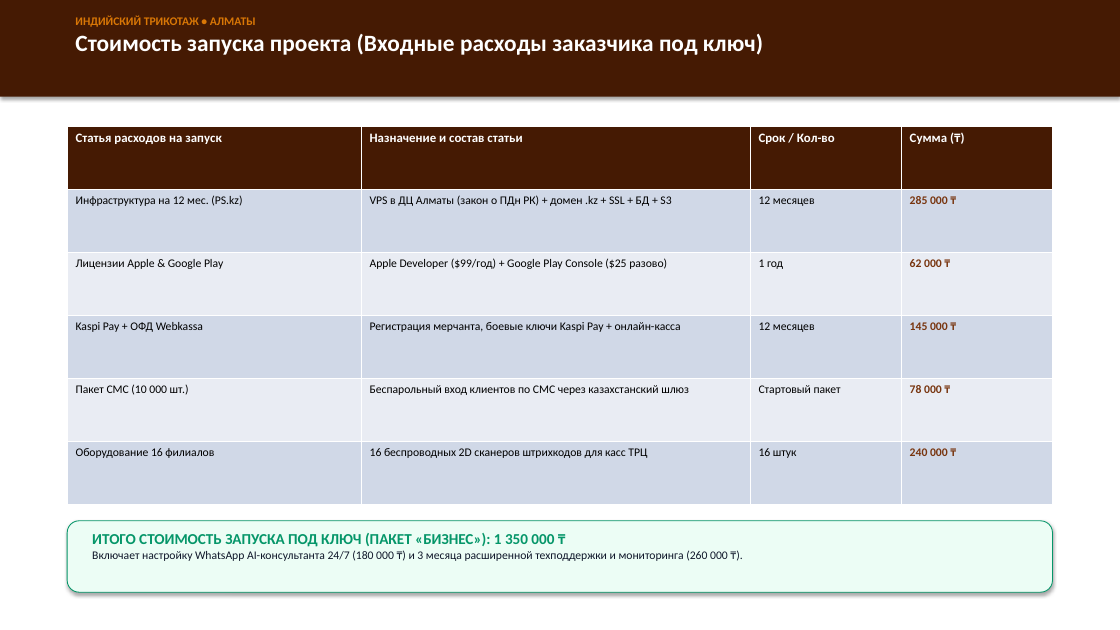
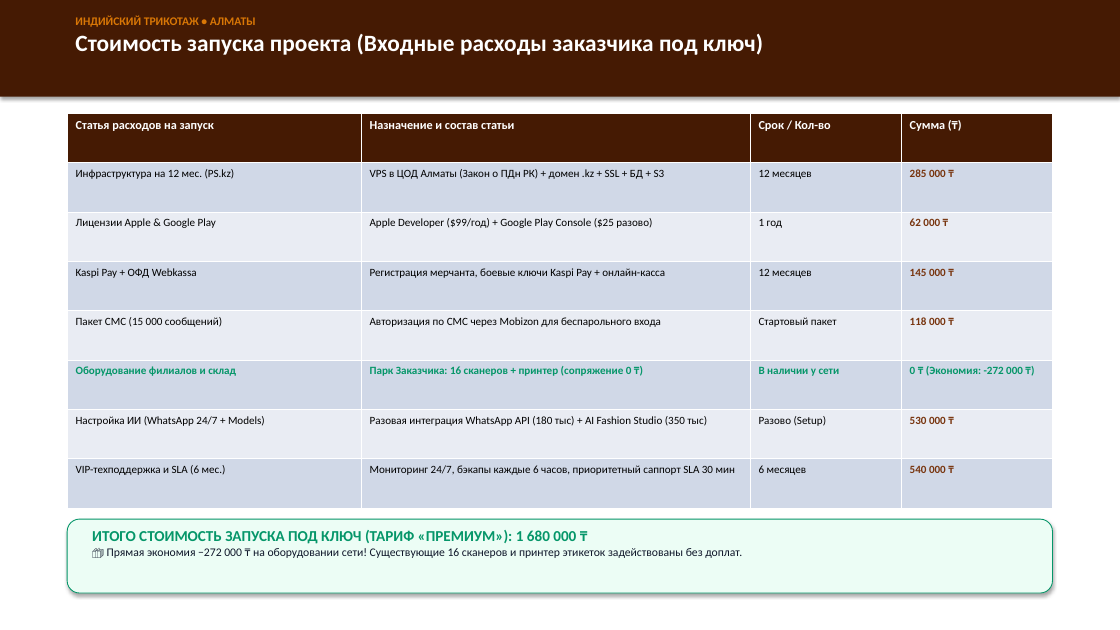
Before and after one commit to akbota17031992-lgtm/Indian_trikotazh, a slide deck: slide 6 of investor_presentation_indiatrikotaj.pptx. Drawn at 1120x630 pixels with LibreOffice and Linux fonts; fonts in the diff are those of the drawing. Boxes give left, top, right and bottom in pixels: in the first picture for what was removed or moved away, otherwise in the second. Text is boxed around its words. In the diff, an @@ line names an element or a change of style, - is before the commit and + after.

```diff
--- a/investor_presentation_indiatrikotaj.pptx
+++ b/investor_presentation_indiatrikotaj.pptx
@@ table at box(67, 113, 1053, 508) @@
-row 2, column 2: VPS в ДЦ Алматы (закон о ПДн РК) + домен .kz + SSL + БД + S3
+row 2, column 2: VPS в ЦОД Алматы (Закон о ПДн РК) + домен .kz + SSL + БД + S3
-row 5: Пакет СМС (10 000 шт.) | Беспарольный вход клиентов по СМС через казахстанский шлюз | Стартовый пакет | 78 000 ₸
-row 6: Оборудование 16 филиалов | 16 беспроводных 2D сканеров штрихкодов для касс ТРЦ | 16 штук | 240 000 ₸
+row 5: Пакет СМС (15 000 сообщений) | Авторизация по СМС через Mobizon для беспарольного входа | Стартовый пакет | 118 000 ₸
+row 6: Оборудование филиалов и склад | Парк Заказчика: 16 сканеров + принтер (сопряжение 0 ₸) | В наличии у сети | 0 ₸ (Экономия: -272 000 ₸)
+row 7: Настройка ИИ (WhatsApp 24/7 + Models) | Разовая интеграция WhatsApp API (180 тыс) + AI Fashion Studio (350 тыс) | Разово (Setup) | 530 000 ₸
+row 8: VIP-техподдержка и SLA (6 мес.) | Мониторинг 24/7, бэкапы каждые 6 часов, приоритетный саппорт SLA 30 мин | 6 месяцев | 540 000 ₸
@@ table: place and size @@
-table at box(67, 126, 1053, 504)
+table at box(67, 113, 1053, 508)
@@ text at box(92, 530, 742, 558): text changed @@
-ИТОГО СТОИМОСТЬ ЗАПУСКА ПОД КЛЮЧ (ПАКЕТ «БИЗНЕС»): 1 350 000 ₸
-Включает настройку WhatsApp AI-консультанта 24/7 (180 000 ₸) и 3 месяца расширенной техподдержки и мониторинга (260 000 ₸).
+ИТОГО СТОИМОСТЬ ЗАПУСКА ПОД КЛЮЧ (ТАРИФ «ПРЕМИУМ»): 1 680 000 ₸
+🎁 Прямая экономия −272 000 ₸ на оборудовании сети! Существующие 16 сканеров и принтер этикеток задействованы без доплат.
```
Also in this commit, not shown: 8 other slides changed, 5 other files.
